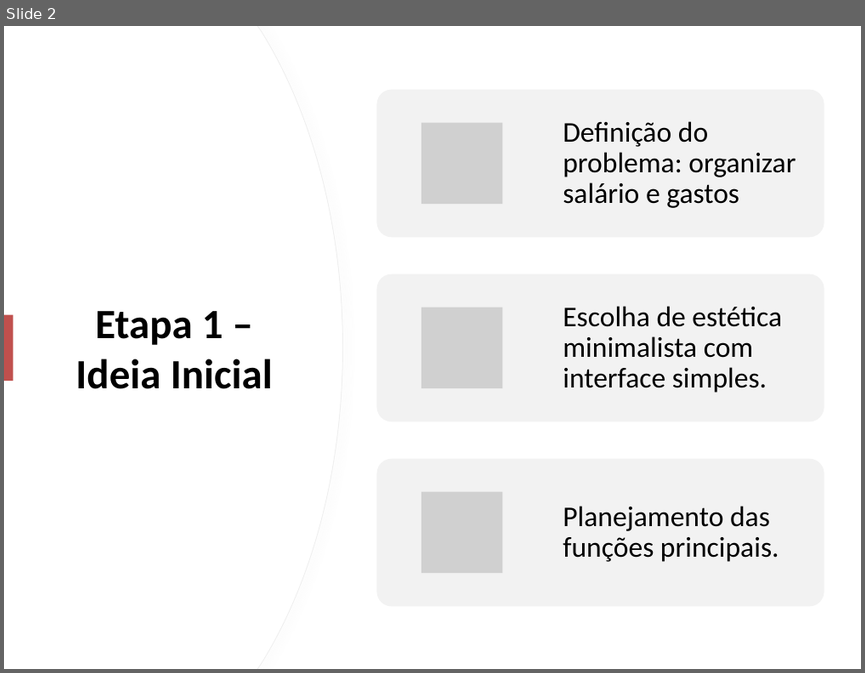
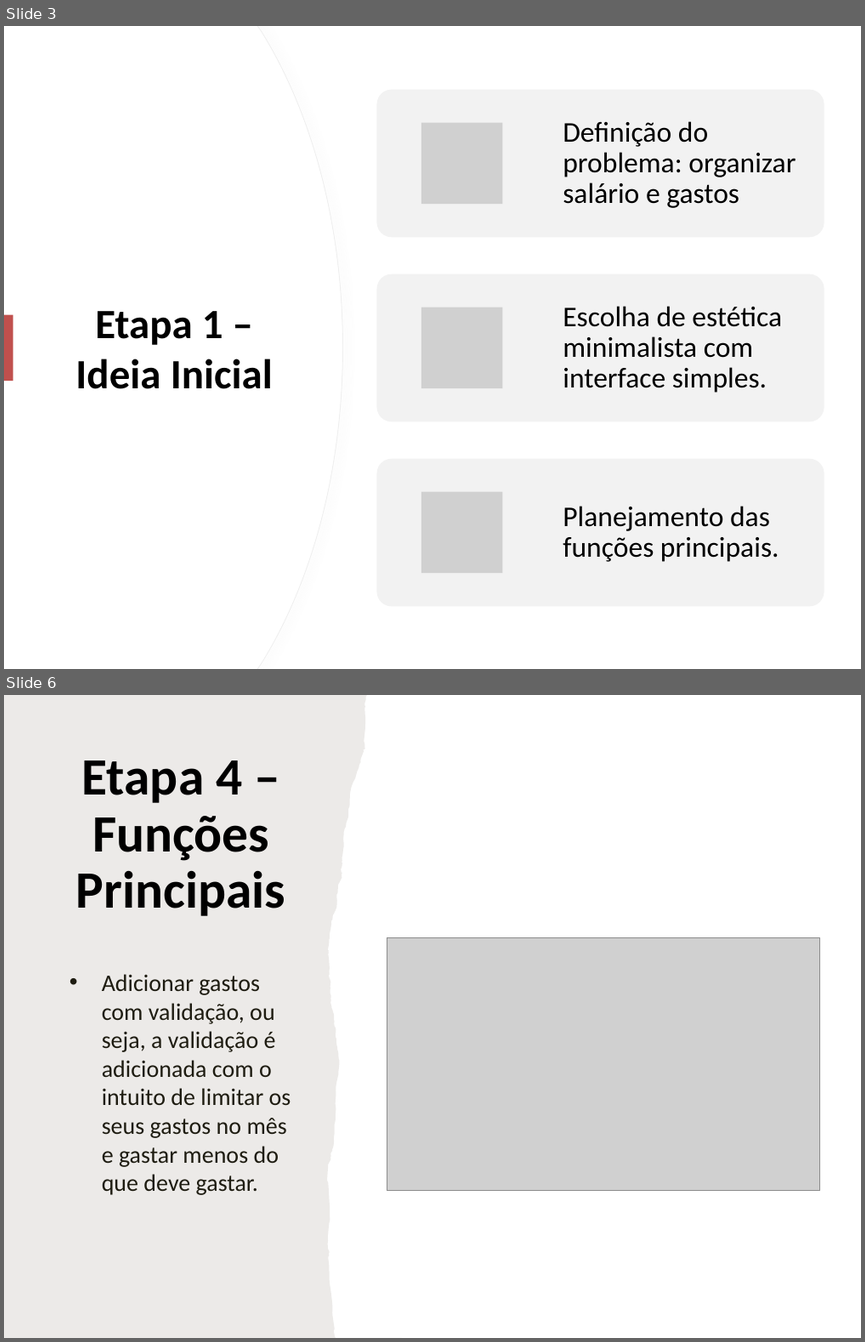
Before and after one commit to kaycout/Organizador-Financeiro, a slide deck: Apresentação_python_flet.pptx. Shown one above the other, each under a label of ours: slide 2 before the commit, slides 3 and 6 after it; the slides between them are not shown. The pictures are 865x673 and 865x1342 pixels, drawn with LibreOffice and Linux fonts; fonts in the diff are those of the drawing; grey boxes stand for pictures. Boxes give left, top, right and bottom in pixels: in the first picture for what was removed or moved away, otherwise in the second. Text is boxed around its words. In the diff, an @@ line names an element or a change of style, - is before the commit and + after.

```diff
--- a/Apresentação_python_flet.pptx
+++ b/Apresentação_python_flet.pptx
@@ slide 6 added at bbox=[4, 695, 861, 1338], background #FFFFFF @@
@@ freeform shape added at bbox=[4, 695, 402, 1338], fill #82766A at 15% opacity @@
@@ title added at bbox=[76, 760, 286, 916], 44 pt, text #000000, bold @@
+Etapa 4 – Funções Principais
@@ picture added at bbox=[387, 937, 820, 1191] @@
@@ text added at bbox=[102, 974, 291, 1195], 20 pt, text #1E1C11 @@
+• Adicionar gastos com validação, ou seja, a validação é adicionada com o intuito de limitar os seus gastos no mês e gastar menos do que deve gastar.
@@ what was slide 2 is now slide 3 @@
```
Also in this commit, not shown: 6 slides changed, 1 other slide added, 6 other files.
